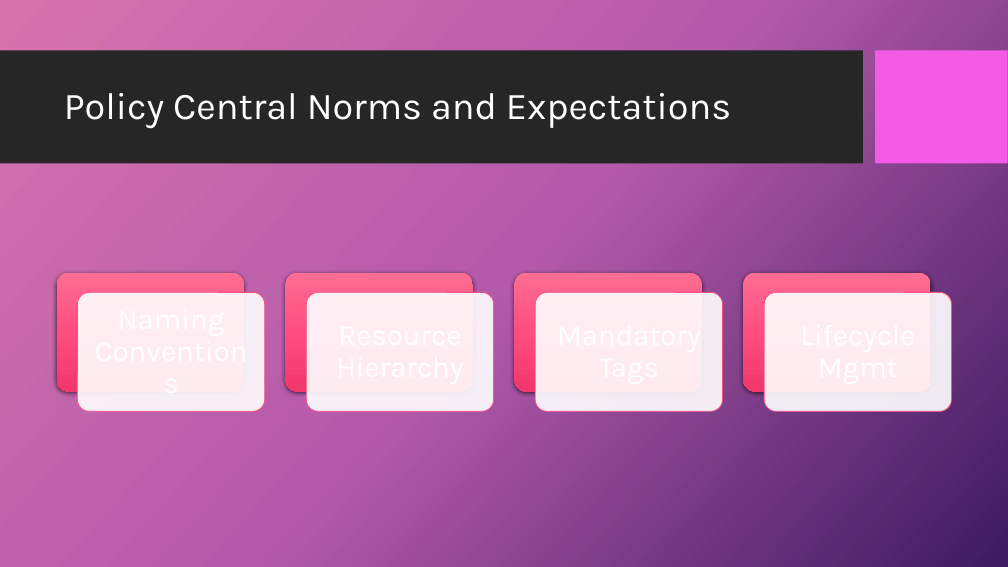
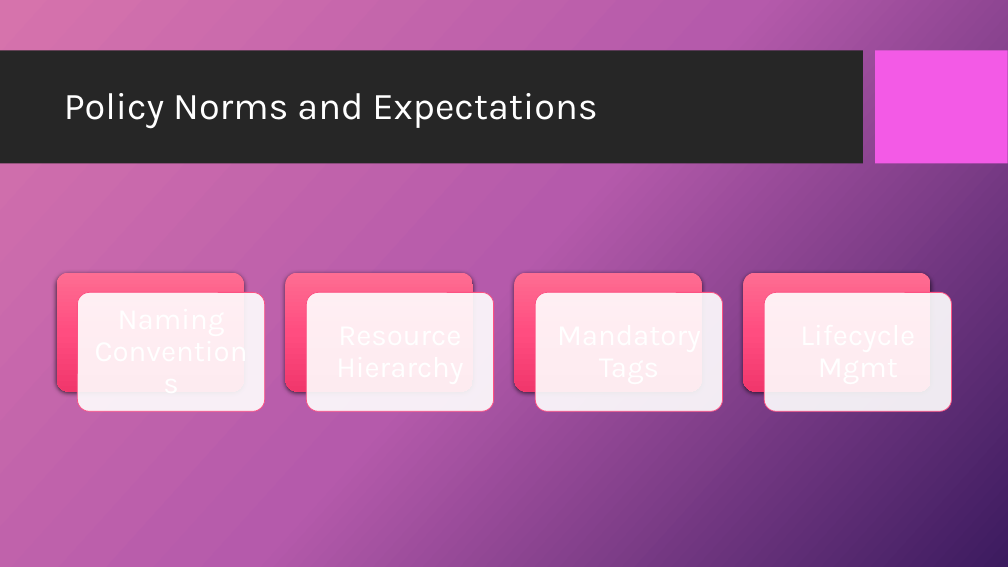
Before and after one commit to dr-natetorious/TIM-8190-Computer_Policy_Strategy, a slide deck: slide 7 of Section3_Implementation/Week8_Present/BachmeierNTIM8190-8.pptx. Drawn at 1008x567 pixels with LibreOffice and Linux fonts; fonts in the diff are those of the drawing; background and template pictures are left out. Boxes give left, top, right and bottom in pixels: in the first picture for what was removed or moved away, otherwise in the second. Text is boxed around its words. In the diff, an @@ line names an element or a change of style, - is before the commit and + after.

```diff
--- a/Section3_Implementation/Week8_Present/BachmeierNTIM8190-8.pptx
+++ b/Section3_Implementation/Week8_Present/BachmeierNTIM8190-8.pptx
@@ title at box(64, 93, 597, 128): text changed @@
-Policy Central Norms and Expectations
+Policy Norms and Expectations
```
Also in this commit, not shown: 3 other slides changed, 2 other files.
